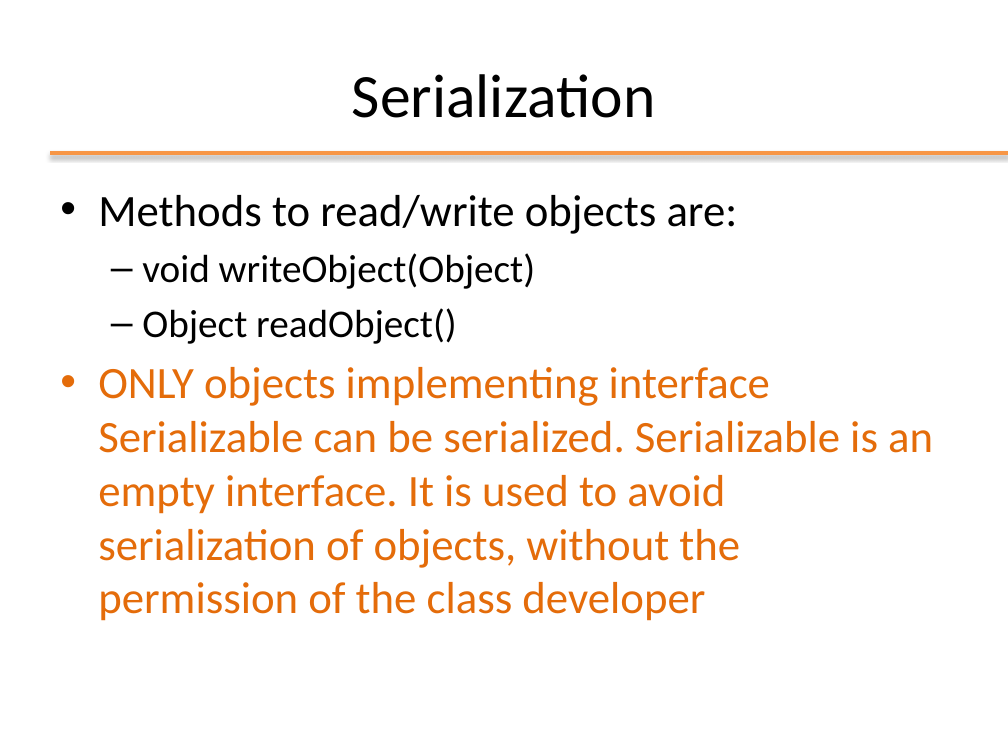
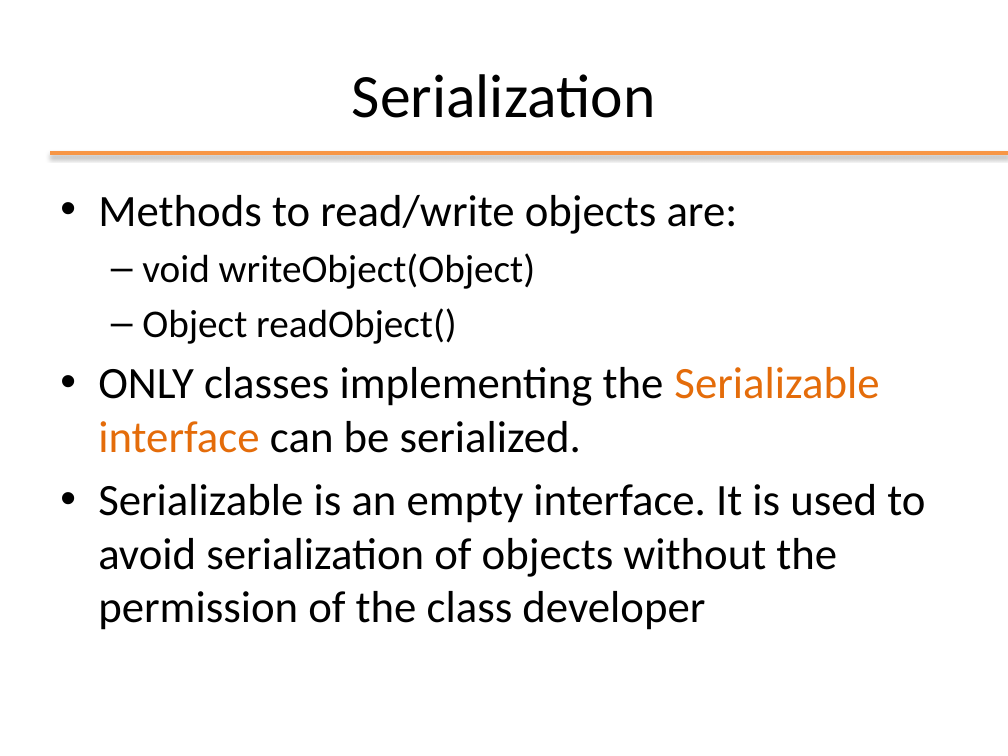
Before and after one commit to Andrea99-beep/ooprogramming, a slide deck: slide 20 of slides/ppt/10_IO.pptx (slide 23 before the commit). Drawn at 1008x756 pixels with LibreOffice and Linux fonts; fonts in the diff are those of the drawing; background and template pictures are left out. Boxes give left, top, right and bottom in pixels: in the first picture for what was removed or moved away, otherwise in the second. Text is boxed around its words. In the diff, an @@ line names an element or a change of style, - is before the commit and + after.

```diff
--- a/slides/ppt/10_IO.pptx
+++ b/slides/ppt/10_IO.pptx
@@ text at box(98, 367, 925, 630): text changed; text colour #E46C0A to #000000 @@
-• ONLY objects implementing interface Serializable can be serialized. Serializable is an empty interface. It is used to avoid serialization of objects, without the permission of the class developer
+• ONLY classes implementing the Serializable interface can be serialized.
+• Serializable is an empty interface. It is used to avoid serialization of objects without the permission of the class developer
```
Also in this commit, not shown: 12 other slides changed, 2 slides removed, 35 other files.
